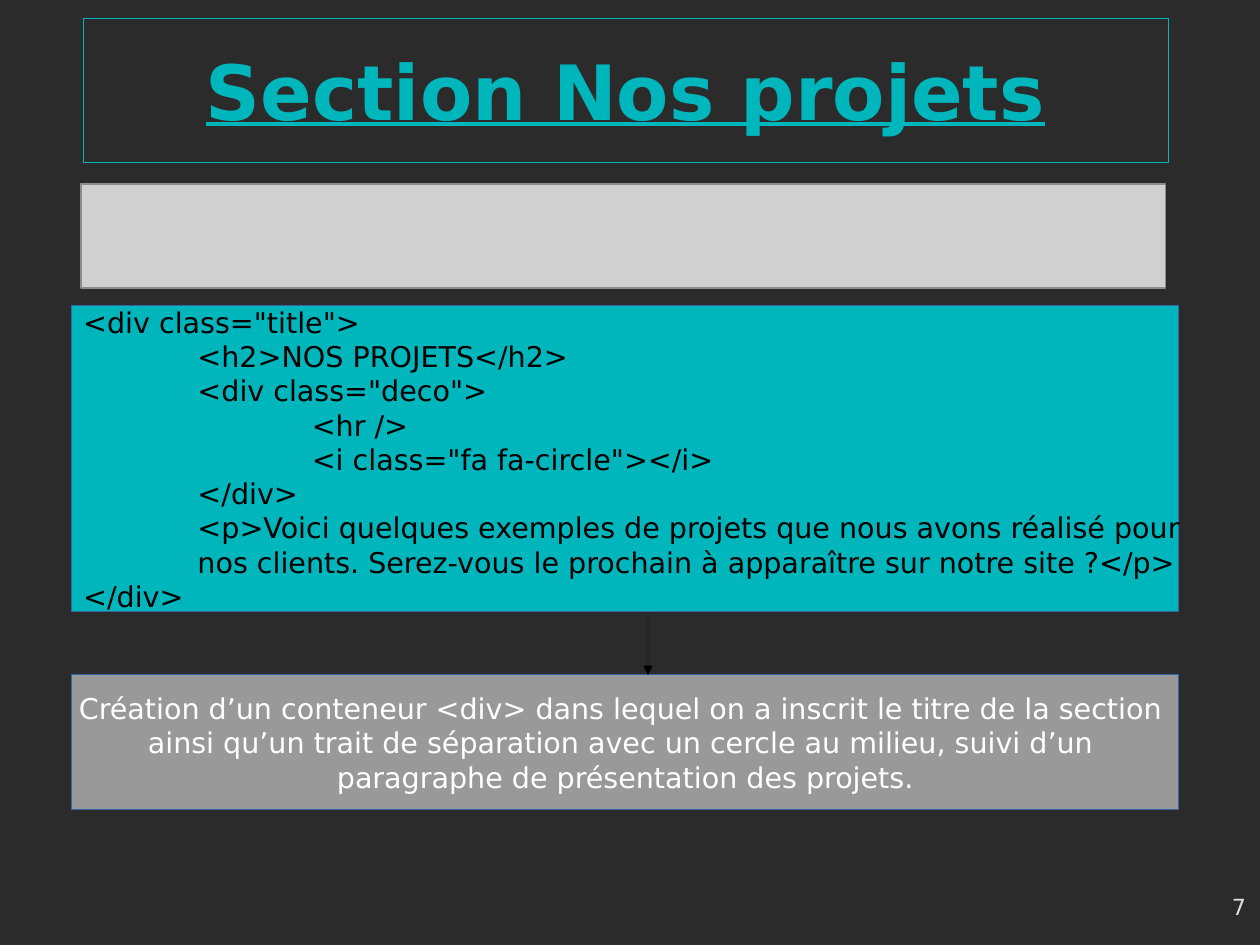
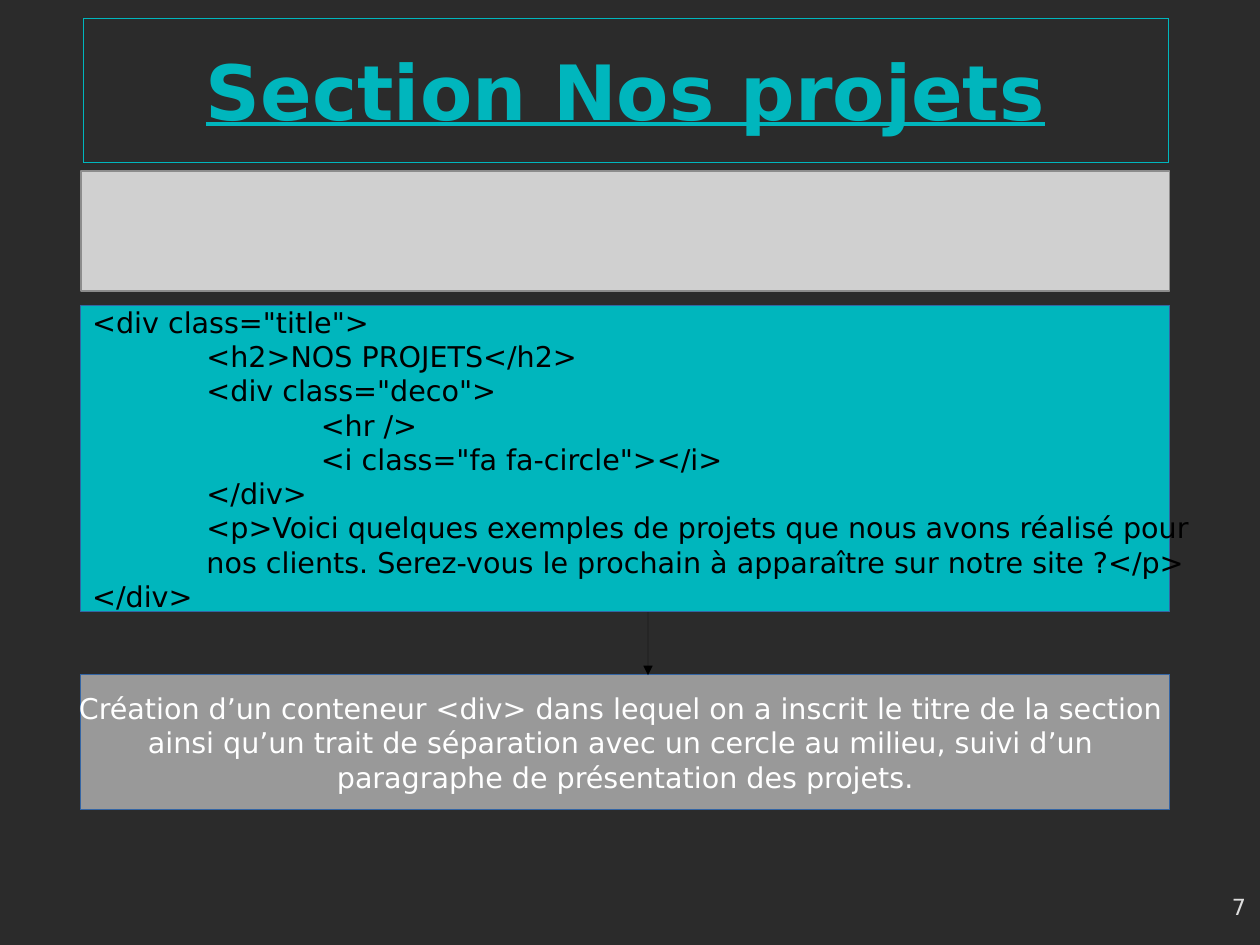
Before and after one commit to gambit13009/webagency, a slide deck: slide 7 of Webagency-presentation.odp. Drawn at 1260x945 pixels with LibreOffice and Linux fonts; fonts in the diff are those of the drawing; grey boxes stand for pictures; background and template pictures are left out; a plain dark background stands for a picture behind light text. Boxes give left, top, right and bottom in pixels: in the first picture for what was removed or moved away, otherwise in the second. Text is boxed around its words. In the diff, an @@ line names an element or a change of style, - is before the commit and + after.

```diff
--- a/Webagency-presentation.odp
+++ b/Webagency-presentation.odp
@@ picture: place and size @@
-picture at box(81, 184, 1166, 288)
+picture at box(81, 172, 1171, 292)
@@ rectangle "<div class="title">": place and size @@
-rectangle "<div class="title">" at box(72, 306, 1180, 613)
+rectangle "<div class="title">" at box(81, 306, 1171, 613)
@@ rectangle "Création d’un conteneur <div> dans ...": place and size @@
-rectangle "Création d’un conteneur <div> dans ..." at box(72, 676, 1180, 811)
+rectangle "Création d’un conteneur <div> dans ..." at box(81, 676, 1171, 811)
```
Also in this commit, not shown: 3 other slides changed, 3 other files.
